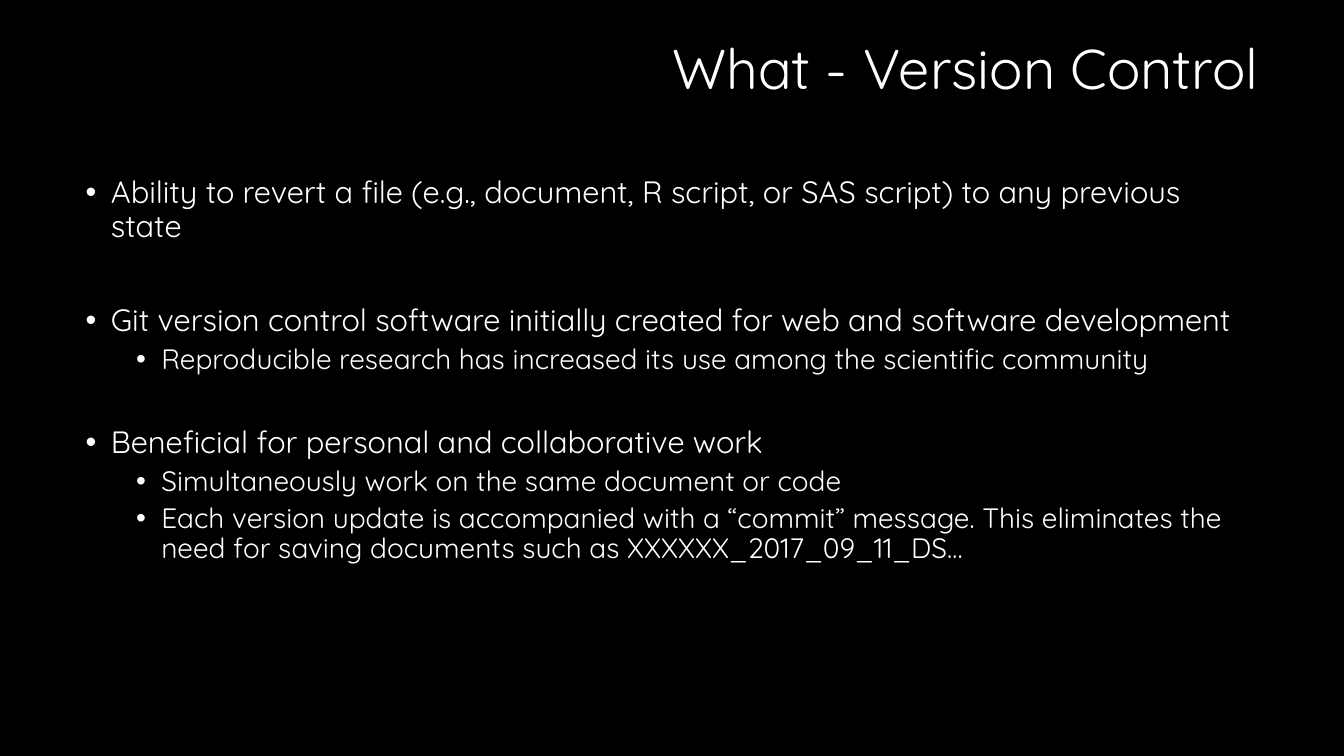
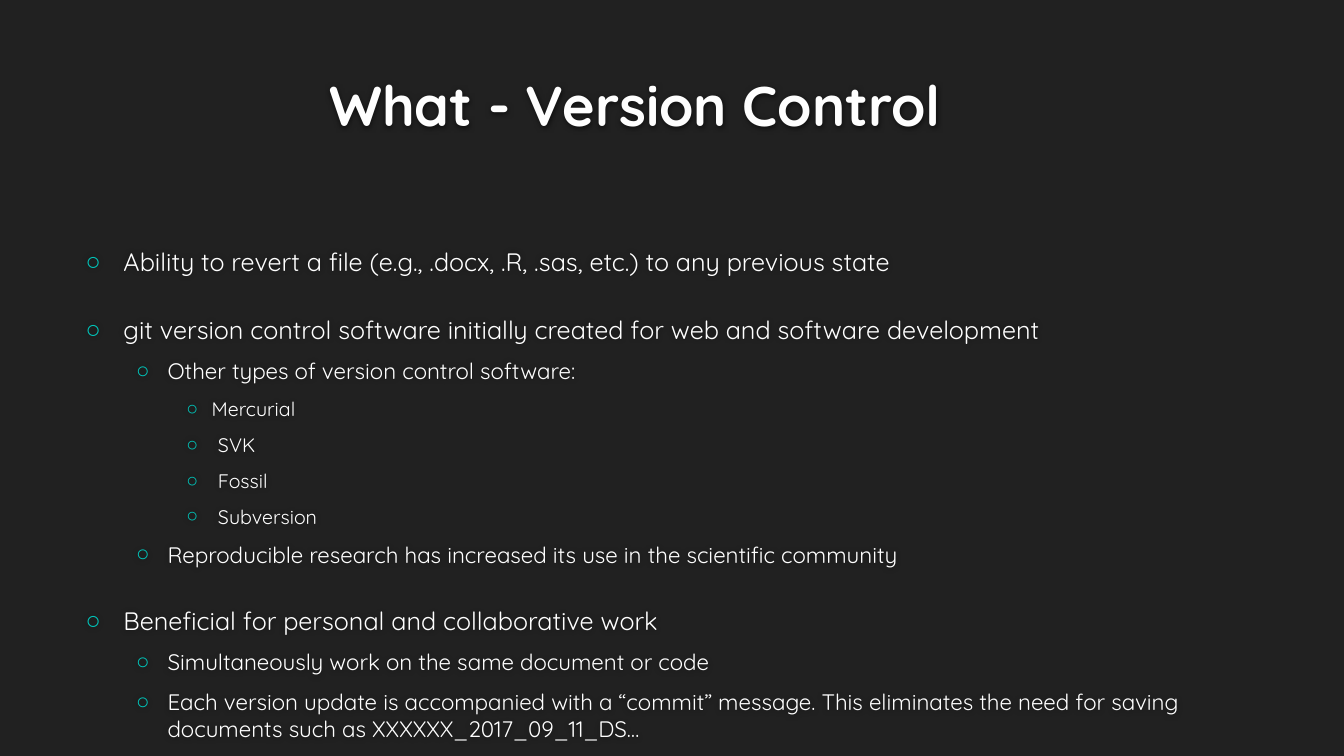
Before and after one commit to smithderek/gitExample, a slide deck: slide 2 of Git and GitHub.pptx (slide 3 before the commit). Drawn at 1344x756 pixels with LibreOffice and Linux fonts; fonts in the diff are those of the drawing; background and template pictures are left out. Boxes give left, top, right and bottom in pixels: in the first picture for what was removed or moved away, otherwise in the second. Text is boxed around its words. In the diff, an @@ line names an element or a change of style, - is before the commit and + after.

```diff
--- a/Git and GitHub.pptx
+++ b/Git and GitHub.pptx
@@ background #000000 to #212121 @@
@@ title "What - Version Control" at (x1=329, y1=84, x2=941, y2=127): text colour #FFFFFF to #FEFEFE, bold on; alignment right to left; line spacing 0.9 to 1; vertical alignment middle to bottom @@
@@ text "Ability to revert a file ..." moved from (x1=111, y1=180, x2=1230, y2=564) to (x1=123, y1=252, x2=1178, y2=741) @@
@@ text "Ability to revert a file ..." at (x1=123, y1=252, x2=1178, y2=741): vertical alignment top to middle @@
@@ text at (x1=123, y1=252, x2=1039, y2=568): text changed; size 22 to 18 pt @@
-• Ability to revert a file (e.g., document, R script, or SAS script) to any previous state
-• Git version control software initially created for web and software development
-  • Reproducible research has increased its use among the scientific community
+○ Ability to revert a file (e.g., .docx, .R, .sas, etc.) to any previous state
+○ git version control software initially created for web and software development
+  ○ Other types of version control software:
+    ○ Mercurial
+    ○ SVK
+    ○ Fossil
+    ○ Subversion
+  ○ Reproducible research has increased its use in the scientific community
@@ text at (x1=123, y1=611, x2=1178, y2=741): size 22 to 18 pt in "Beneficial for personal and collaborative work"; size 20 to 16 pt in "Simultaneously work on the same document or ...", "Each version update is accompanied with a ..."; bullet • to ○; line spacing 0.9 to 1; more space between paragraphs @@
```
Also in this commit, not shown: 11 other slides changed, 14 slides added, 2 slides removed.
